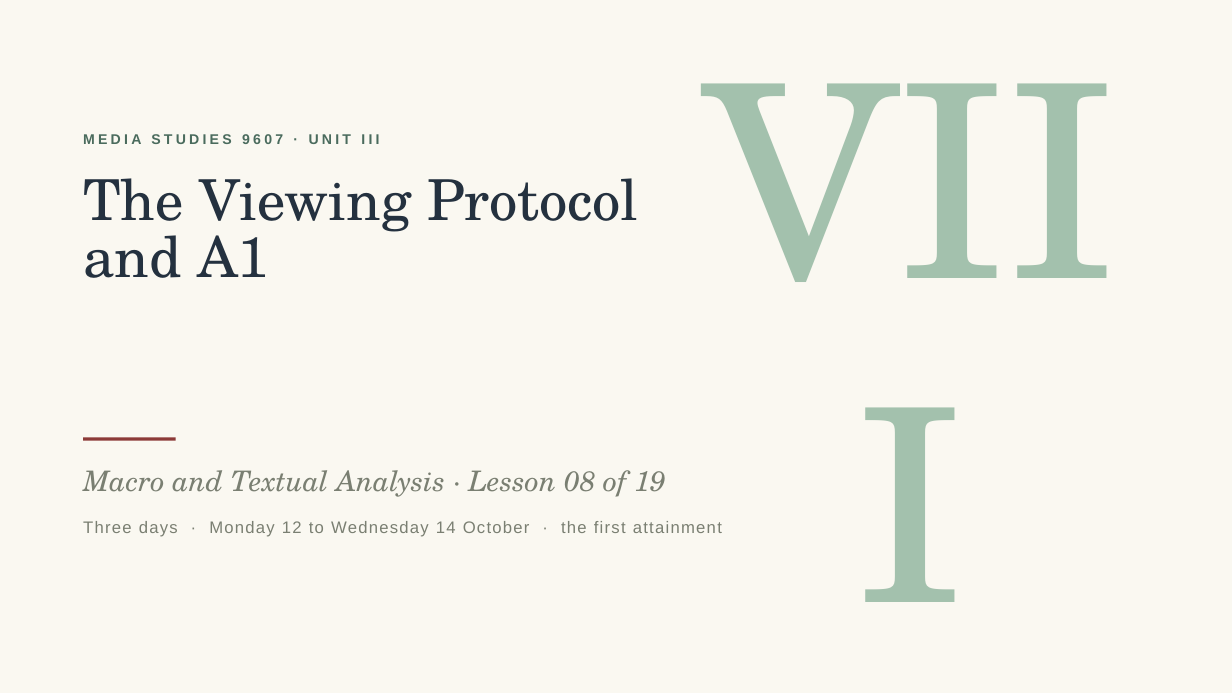
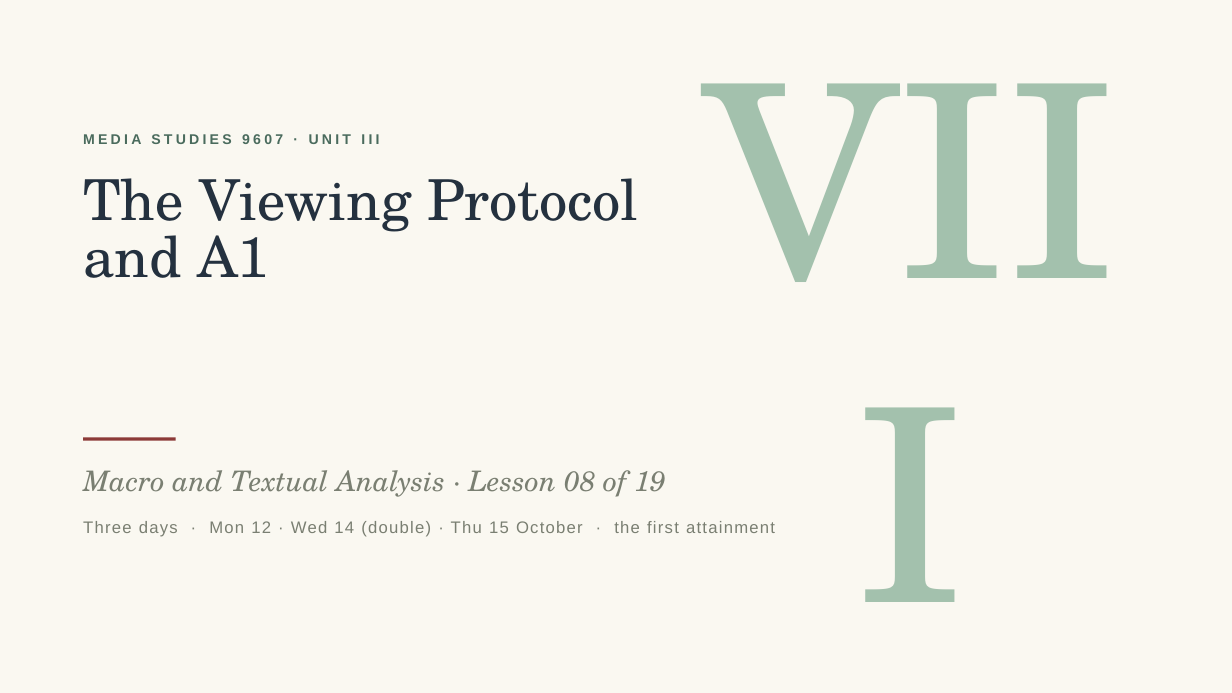
Before and after one commit to ohwowgreat/courses-site, a slide deck: slide 1 of content/decks/media-studies/media-studies-s1-lesson-08-the-viewing-protocol-and-a1.pptx. Drawn at 1232x693 pixels with LibreOffice and Linux fonts; fonts in the diff are those of the drawing. Boxes give left, top, right and bottom in pixels: in the first picture for what was removed or moved away, otherwise in the second. Text is boxed around its words. In the diff, an @@ line names an element or a change of style, - is before the commit and + after.

```diff
--- a/content/decks/media-studies/media-studies-s1-lesson-08-the-viewing-protocol-and-a1.pptx
+++ b/content/decks/media-studies/media-studies-s1-lesson-08-the-viewing-protocol-and-a1.pptx
@@ text at [83, 521, 775, 537]: text changed @@
-Three days · Monday 12 to Wednesday 14 October · the first attainment
+Three days · Mon 12 · Wed 14 (double) · Thu 15 October · the first attainment
```
Also in this commit, not shown: 18 other files.
